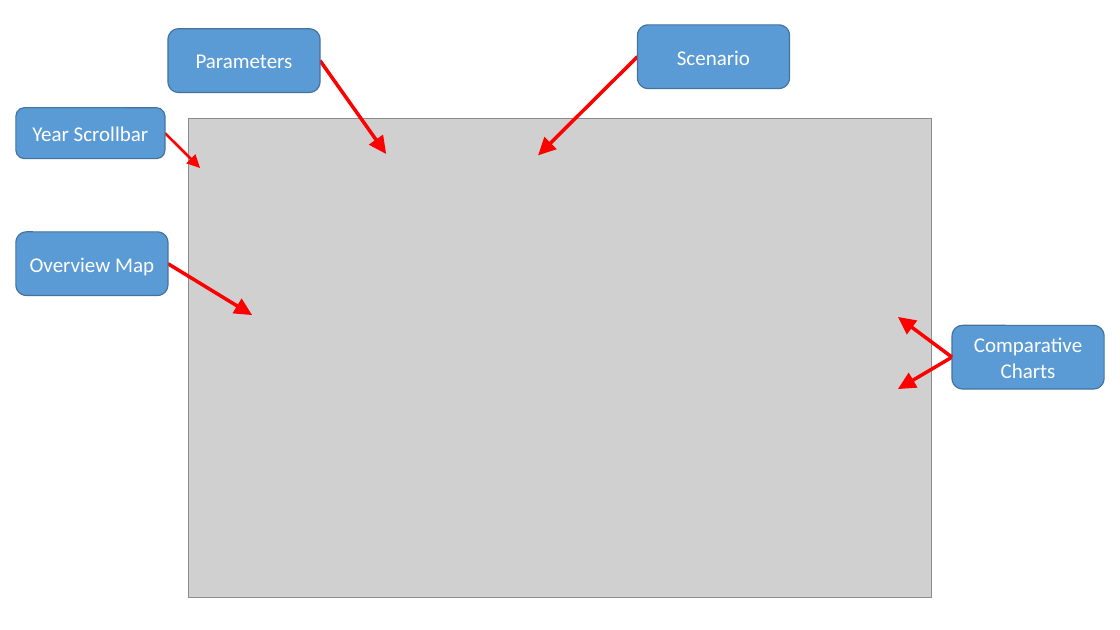
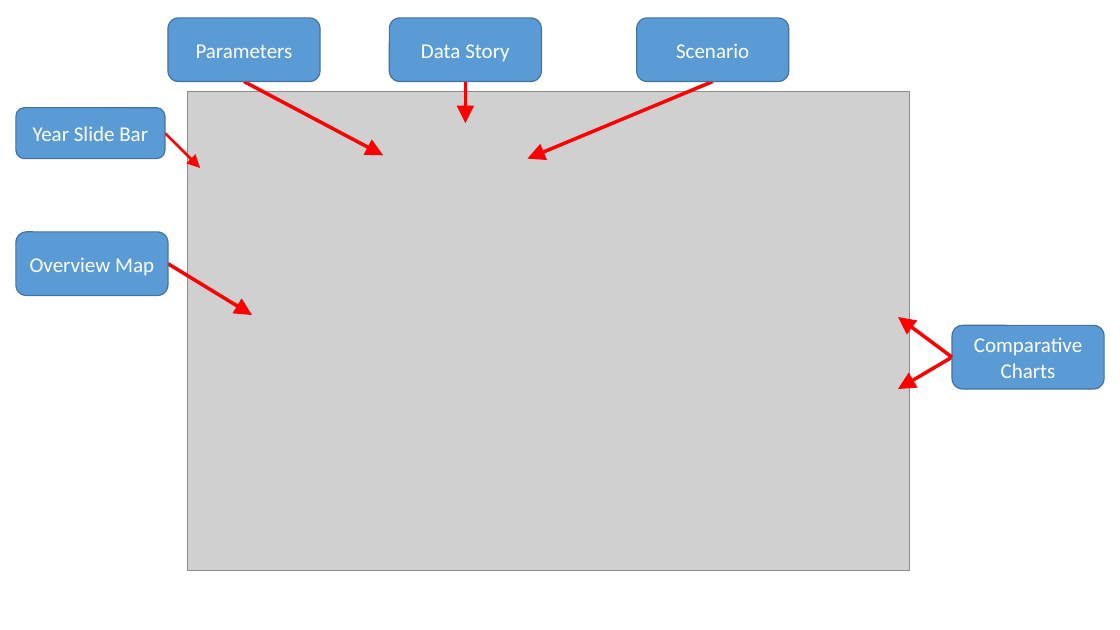
Before and after one commit to JGCRI/argus, a slide deck: slide 9 of vignettes/vignetteFigs/00vignetteFigs.pptx. Drawn at 1120x630 pixels with LibreOffice and Linux fonts; fonts in the diff are those of the drawing; grey boxes stand for pictures. Boxes give left, top, right and bottom in pixels: in the first picture for what was removed or moved away, otherwise in the second. Text is boxed around its words. In the diff, an @@ line names an element or a change of style, - is before the commit and + after.

Commit message:
Update vignette and add data story

```diff
--- a/vignettes/vignetteFigs/00vignetteFigs.pptx
+++ b/vignettes/vignetteFigs/00vignetteFigs.pptx
@@ rounded rectangle "Parameters": place and size @@
-rounded rectangle "Parameters" at <box>168,29,320,92</box>
+rounded rectangle "Parameters" at <box>168,18,320,82</box>
@@ rounded rectangle added at <box>390,18,542,82</box>, fill #5B9BD5, outline #43739E 1 pt, 18 pt, text #FFFFFF @@
+Data Story
@@ rounded rectangle "Scenario": place and size @@
-rounded rectangle "Scenario" at <box>638,25,790,89</box>
+rounded rectangle "Scenario" at <box>637,18,789,82</box>
@@ arrow moved from (320, 60) - (386, 154) to (244, 82) - (383, 155) @@
@@ arrow added from (465, 82) to (465, 124), #FF0000 3 pt @@
@@ arrow moved from (638, 56) - (539, 155) to (712, 82) - (528, 159) @@
@@ picture: place and size @@
-picture at <box>188,118,932,597</box>
+picture at <box>188,92,910,571</box>
@@ text in rounded rectangle at <box>33,126,148,141</box>: text changed @@
-Year Scrollbar
+Year Slide Bar
```
Also in this commit, not shown: 11 other slides changed, 2 slides added, 1 slide removed, 26 other files.
